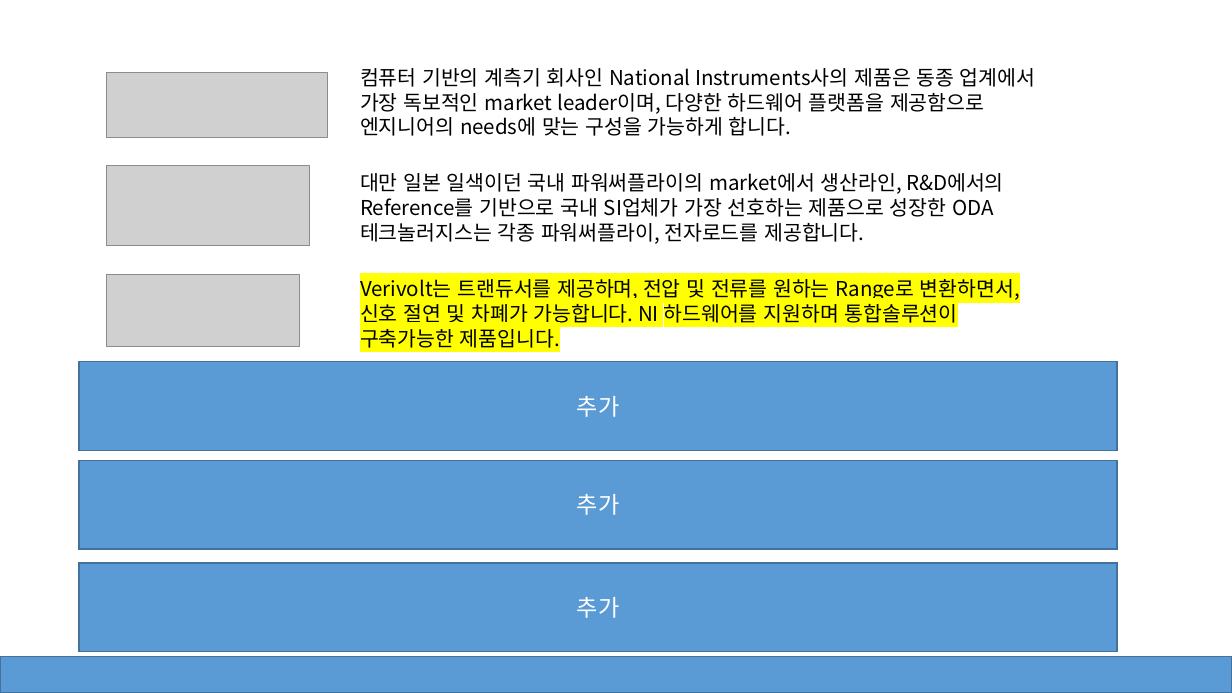
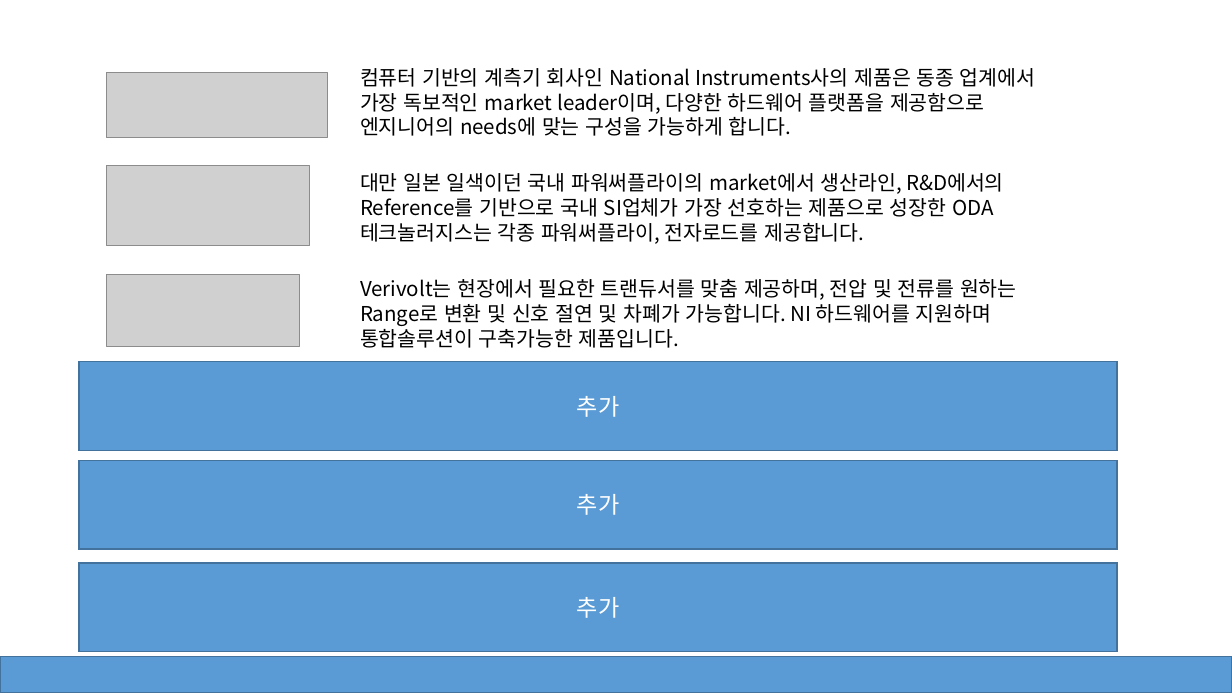
Before and after one commit to kimsung101/MadeHompy, a slide deck: slide 5 of 2018년 웹페이지 작업/사업 영역.pptx. Drawn at 1232x693 pixels with LibreOffice and Linux fonts; fonts in the diff are those of the drawing; grey boxes stand for pictures. Boxes give left, top, right and bottom in pixels: in the first picture for what was removed or moved away, otherwise in the second. Text is boxed around its words. In the diff, an @@ line names an element or a change of style, - is before the commit and + after.

```diff
--- a/2018년 웹페이지 작업/사업 영역.pptx
+++ b/2018년 웹페이지 작업/사업 영역.pptx
@@ text at <box>360,279,1017,348</box>: text changed @@
-Verivolt는 트랜듀서를 제공하며, 전압 및 전류를 원하는 Range로 변환하면서, 신호 절연 및 차폐가 가능합니다. NI 하드웨어를 지원하며 통합솔루션이 구축가능한 제품입니다.
+Verivolt는 현장에서 필요한 트랜듀서를 맞춤 제공하며, 전압 및 전류를 원하는 Range로 변환 및 신호 절연 및 차폐가 가능합니다. NI 하드웨어를 지원하며 통합솔루션이 구축가능한 제품입니다.
```
Also in this commit, not shown: 1 other slide changed, 2 other files.
